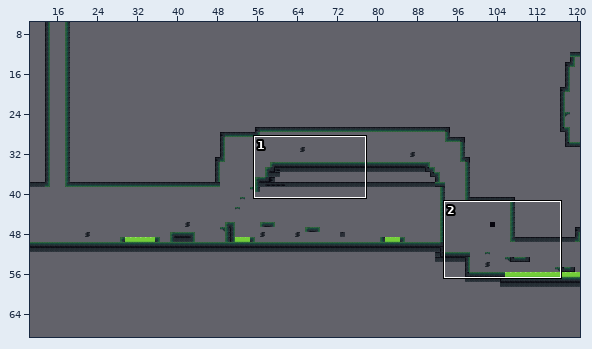
Tiled map -- levels/level_data/sewers_room.tmx. Above, an overview of the earlier version with the close-up marked.
Close-up. First the earlier version:
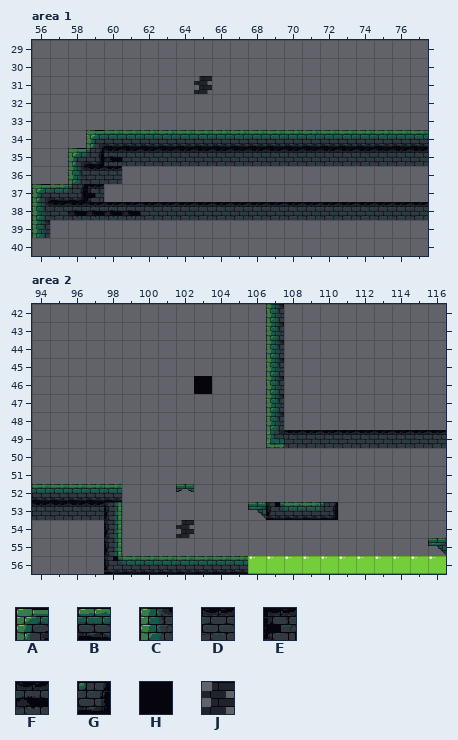
Cells are 32x32 px. Shown: area 1 x 56..77, y 29..40; area 2 x 94..116, y 42..56. The commit also changed other parts of the map, which this record leaves out.
Key: from "collision_surface_3": A 0 "tile0", B 1 "tile1", C 4 "tile16", D 5 "tile17", E 9 "tile24", F 10 "tile25", G 18 "tile42"; from "non_collision_surface": H 0 "tile009", J 3 "tile044".
_ is an empty cell.
Layers that did not change in this view are not listed.
Layer "collision_surface" before, area 1, first column x 56:
29 ______________________
30 ______________________
31 ______________________
32 ______________________
33 ______________________
34 ___ABBBBBBBBBBBBBBBBBB
35 __AGFDDDDDDDDDDDDDDDDD
36 __CDD_________________
37 ABGE__________________
38 CDFFFFDDDDDDDDDDDDDDDD
39 C_____________________
40 ______________________
The result:
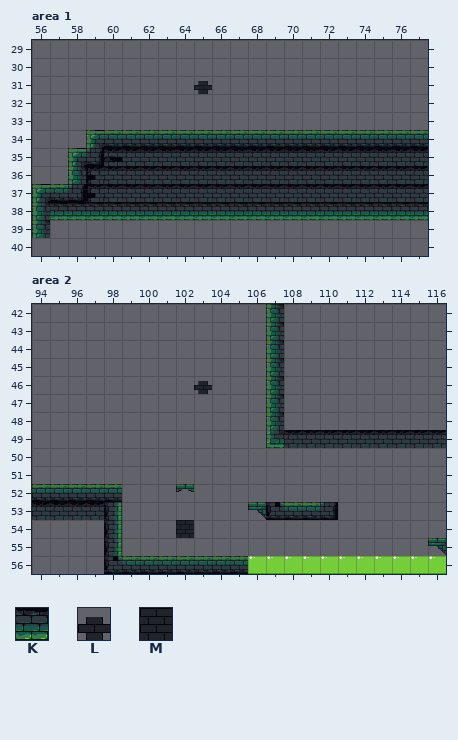
Further tiles: from "collision_surface_3": K 23 "tile70"; from "non_collision_surface": L 4 "tile045", M 5 "tile046".
Difference:
Layer "enemy_spawns", area 1:
The edit turns tile J into tile L in row 31 at x 65.
Layer "collision_surface", area 1:
There is now tile D in row 36 at x 61 to 77; in row 37 at x 60 to 77.
The edit turns tile D into tile E in row 36 at x 59.
The edit turns tile D into tile K in row 38 at x 57 and 62 to 77.
The edit turns tile F into tile K in row 38 at x 58 to 61.
Layer "enemy_spawns", area 2:
The edit turns tile H into tile L in row 46 at x 103.
The edit turns tile J into tile M in row 54 at x 102.
